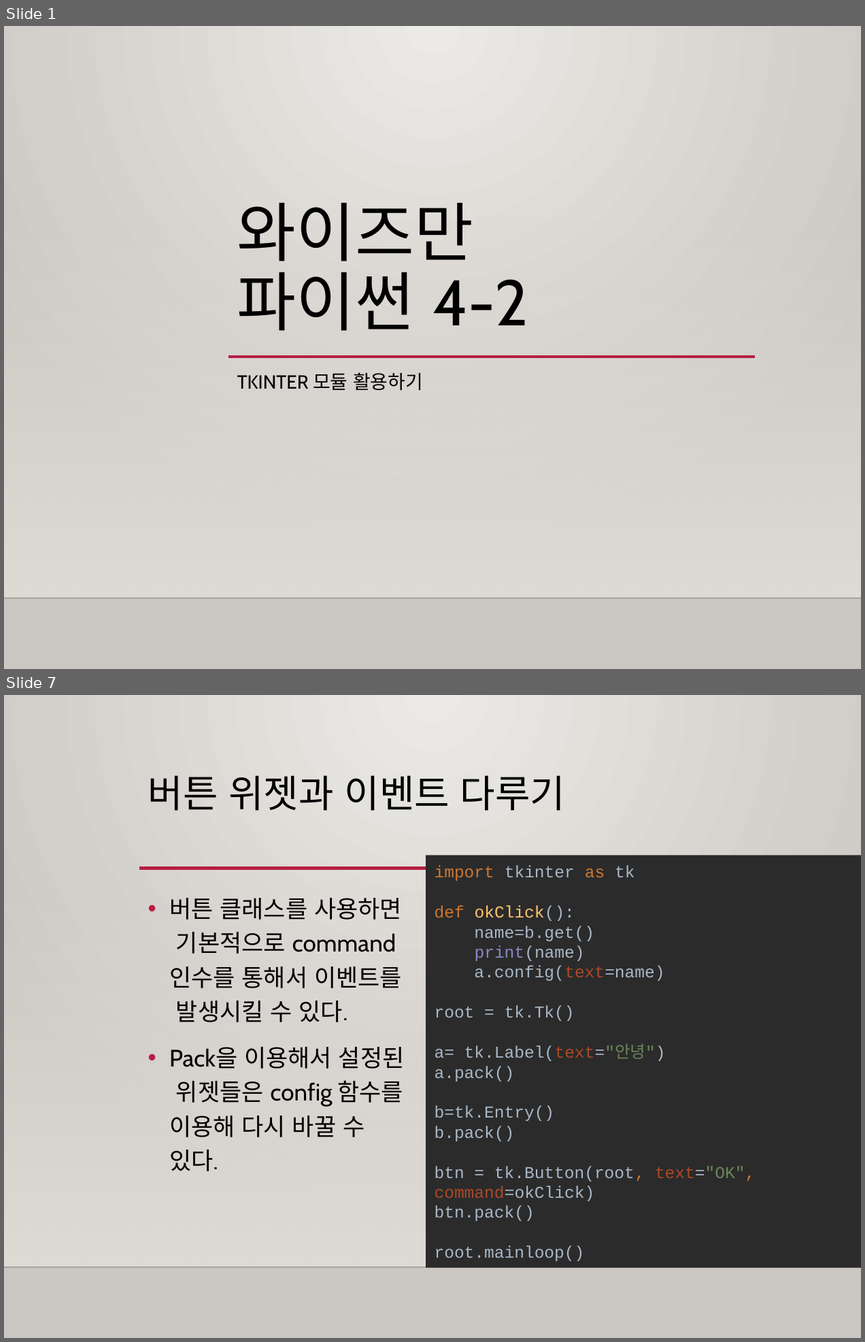
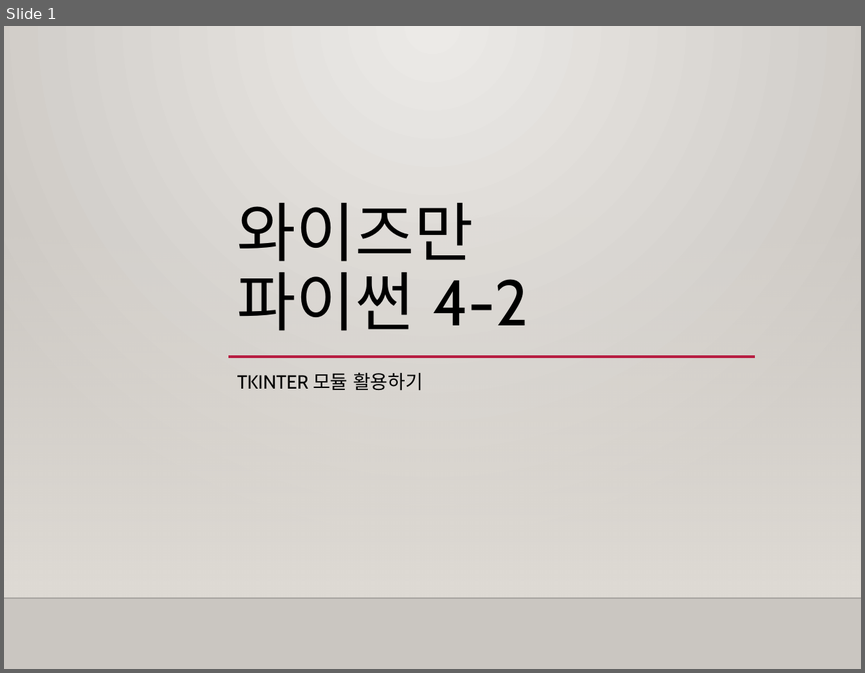
Before and after one commit to freshmea/weizman_python_class, a slide deck: textbook/파이썬4-2교시.pptx. Shown one above the other, each under a label of ours: slides 1 and 7 before the commit, slide 1 after it; the slides between them are not shown. The pictures are 865x1342 and 865x673 pixels, drawn with LibreOffice and Linux fonts; fonts in the diff are those of the drawing; background and template pictures are left out. Boxes give left, top, right and bottom in pixels: in the first picture for what was removed or moved away, otherwise in the second. Text is boxed around its words. In the diff, an @@ line names an element or a change of style, - is before the commit and + after.

```diff
--- a/textbook/파이썬4-2교시.pptx
+++ b/textbook/파이썬4-2교시.pptx
@@ slide 7 removed at box(4, 695, 861, 1338), background gradient #ECEAE7 to #CAC7C1; not listed: 2 template elements that a slide beside it also shows @@
@@ title removed at box(148, 775, 566, 811) @@
-버튼 위젯과 이벤트 다루기
@@ rectangle removed at box(426, 855, 861, 1268) @@
-import tkinter as tk
-def okClick():
-name=b.get()
-print(name)
-a.config(text=name)
-root = tk.Tk()
-a= tk.Label(text="안녕")
-a.pack()
-b=tk.Entry()
-b.pack()
-btn = tk.Button(root, text="OK", command=okClick)
-btn.pack()
-root.mainloop()
@@ line removed from (139, 868) to (755, 868) @@
@@ text removed at box(169, 898, 405, 1171) @@
-• 버튼 클래스를 사용하면
-  기본적으로 command
-  인수를 통해서 이벤트를
-  발생시킬 수 있다.
-• Pack을 이용해서 설정된
-  위젯들은 config 함수를
-  이용해 다시 바꿀 수
-  있다.
```
Also in this commit, not shown: 4 slides changed, 4 slides added, 5 other slides removed, 4 other files.
